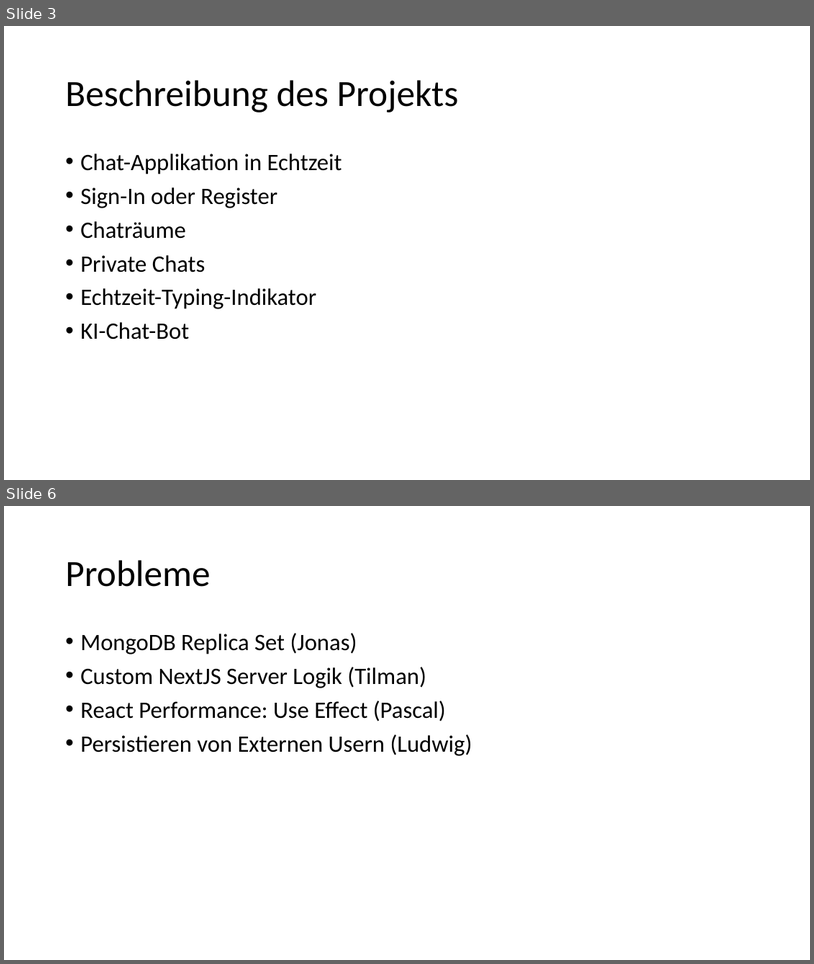
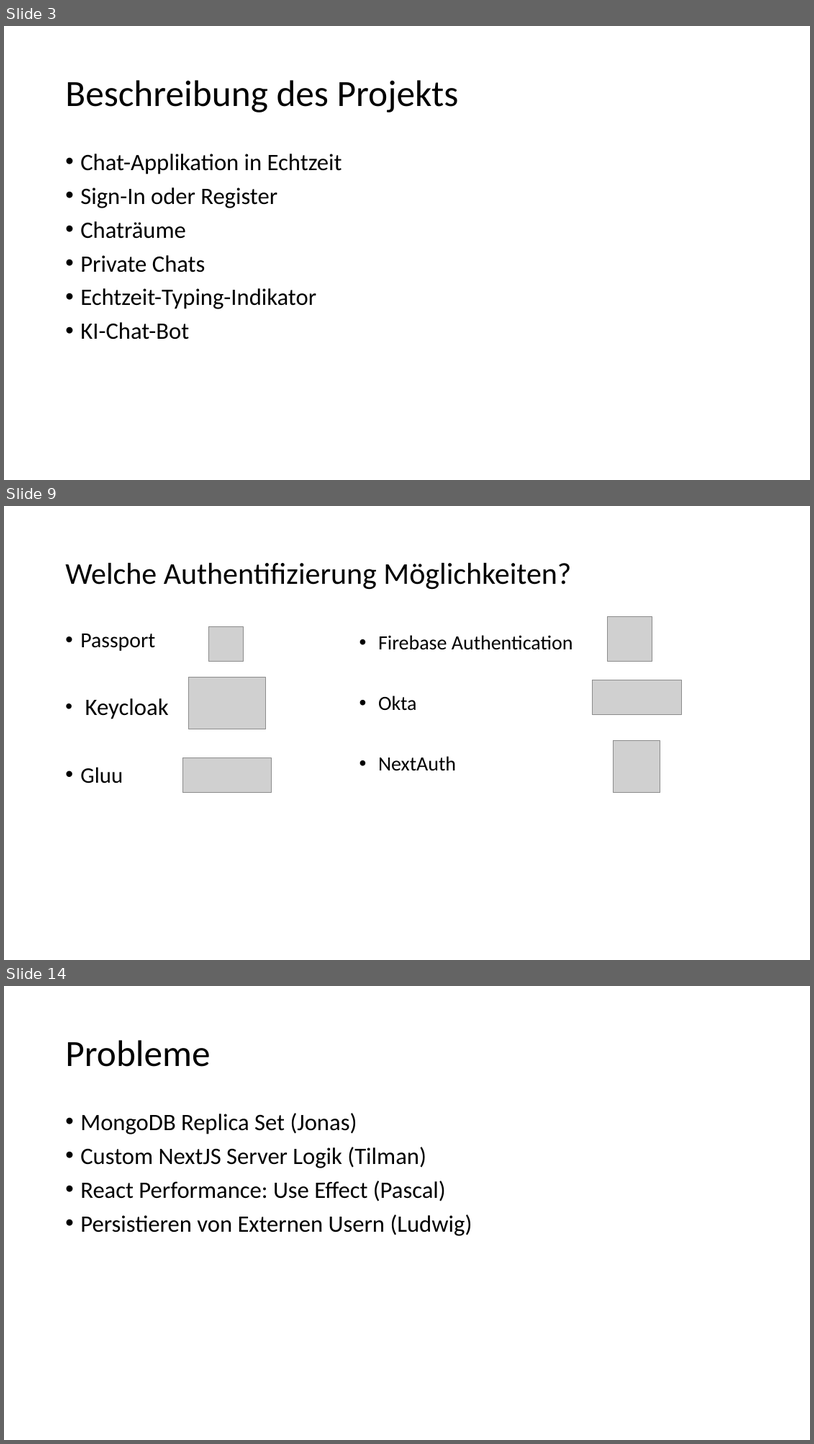
Before and after one commit to RocordJavaScript2023/realtime, a slide deck: presentation/realtime.pptx. Shown one above the other, each under a label of ours: slides 3 and 6 before the commit, slides 3, 9 and 14 after it; the slides between them are not shown. The pictures are 814x964 and 814x1444 pixels, drawn with LibreOffice and Linux fonts; fonts in the diff are those of the drawing; grey boxes stand for pictures. Boxes give left, top, right and bottom in pixels: in the first picture for what was removed or moved away, otherwise in the second. Text is boxed around its words. In the diff, an @@ line names an element or a change of style, - is before the commit and + after.

```diff
--- a/presentation/realtime.pptx
+++ b/presentation/realtime.pptx
@@ slide 9 added at [4, 506, 810, 960], background #FFFFFF @@
@@ title added at [65, 563, 571, 590], 36 pt, text #000000 @@
+Welche Authentifizierung Möglichkeiten?
@@ text added at [80, 633, 169, 783], 25.5 pt, text #000000 @@
+• Passport
+• Keycloak
+• Gluu
@@ picture added at [208, 627, 243, 662] @@
@@ text added at [378, 635, 574, 771], 24 pt, text #000000 @@
+• Firebase Authentication
+• Okta
+• NextAuth
@@ picture added at [608, 616, 653, 661] @@
@@ picture added at [188, 677, 266, 728] @@
@@ picture added at [593, 680, 682, 715] @@
@@ picture added at [614, 741, 661, 793] @@
@@ picture added at [183, 758, 271, 793] @@
@@ what was slide 6 is now slide 14 @@
```
Also in this commit, not shown: 2 slides changed, 7 other slides added.
